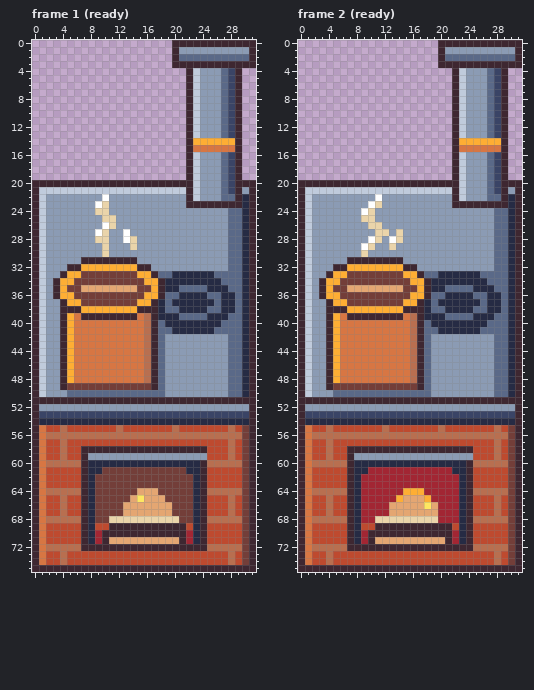
Pixel-art file: art-src/aseprite/stove_ready.aseprite. The picture above is the old version.
32x76 pixels, 2 frames. Shown: frame 1 (ready), frame 2 (ready).
Once edited:
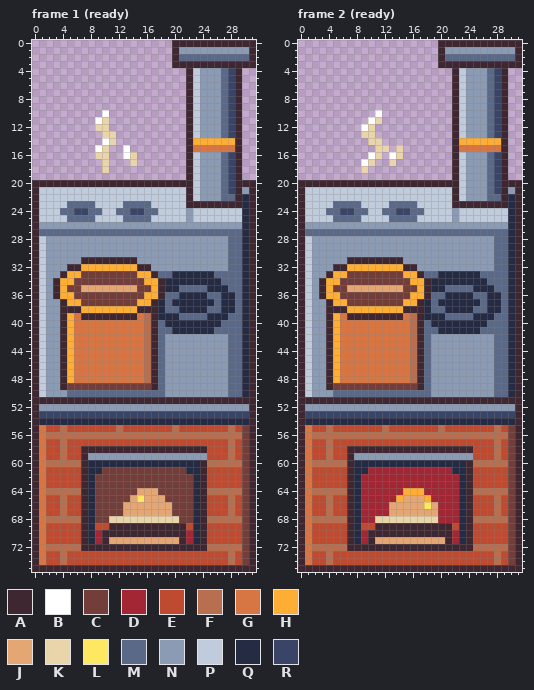
Palette (. is transparent): A #3e2731  B #ffffff  C #733e39  D #a22633  E #be4a2f  F #b86f50  G #d77643  H #feae34  J #e4a672  K #ead4aa  L #fee761  M #5a6988  N #8b9bb4  P #c0cbdc  Q #262b44  R #3a4466
Diff:
--- frame 1 (ready)
@@ x 7..16 @@
  9 ..........
-10 ..........
-11 ..........
-12 ..........
-13 ..........
-14 ..........
-15 ..........
-16 ..........
-17 ..........
-18 ..........
+10 ...B......
+11 ..BK......
+12 ..KK......
+13 ...KK.....
+14 ...BK.....
+15 ..BK..B...
+16 ..KK..BK..
+17 ...K...K..
+18 ...K......
 19 ..........
@@ x 0..31 @@
 21 APPPPPPPPPPPPPPPPPPPPPAPNNNMRANA
-22 APNNNNNNNNBNNNNNNNNNNNAPNNNMMAQA
-23 APNNNNNNNBKNNNNNNNNNNNAAAAAAAAQA
-24 APNNNNNNNKKNNNNNNNNNNNNNNNNNMMQA
-25 APNNNNNNNNKKNNNNNNNNNNNNNNNNMMQA
-26 APNNNNNNNNBKNNNNNNNNNNNNNNNNMMQA
-27 APNNNNNNNBKNNBNNNNNNNNNNNNNNMMQA
-28 APNNNNNNNKKNNBKNNNNNNNNNNNNNMMQA
-29 APNNNNNNNNKNNNKNNNNNNNNNNNNNMMQA
-30 APNNNNNNNNKNNNNNNNNNNNNNNNNNMMQA
+22 APPPPPPPPPPPPPPPPPPPPPAPNNNMMAQA
+23 APPPPMMMMPPPPMMMMPPPPPAAAAAAAAQA
+24 APPPMMRRMMPPMMRRMMPPPPNPPPPPPPQA
+25 APPPPMMMMPPPPMMMMPPPPPNPPPPPPPQA
+26 ANNNNNNNNNNNNNNNNNNNNNNNNNNNNNQA
+27 AMMMMMMMMMMMMMMMMMMMMMMMMMMMMMQA
+28 APNNNNNNNNNNNNNNNNNNNNNNNNNNMMQA
+29 APNNNNNNNNNNNNNNNNNNNNNNNNNNMMQA
+30 APNNNNNNNNNNNNNNNNNNNNNNNNNNMMQA
 31 APNNNNNAAAAAAAANNNNNNNNNNNNNMMQA
--- frame 2 (ready)
@@ x 7..16 @@
  9 ..........
-10 ..........
-11 ..........
-12 ..........
-13 ..........
-14 ..........
-15 ..........
-16 ..........
-17 ..........
-18 ..........
+10 ....B.....
+11 ...BK.....
+12 ..BK......
+13 ..KK......
+14 ...KK.....
+15 ....KK.K..
+16 ...BK.BK..
+17 ..BK..K...
+18 ..K.......
 19 ..........
@@ x 0..31 @@
 21 APPPPPPPPPPPPPPPPPPPPPAPNNNMRANA
-22 APNNNNNNNNNBNNNNNNNNNNAPNNNMMAQA
-23 APNNNNNNNNBKNNNNNNNNNNAAAAAAAAQA
-24 APNNNNNNNBKNNNNNNNNNNNNNNNNNMMQA
-25 APNNNNNNNKKNNNNNNNNNNNNNNNNNMMQA
-26 APNNNNNNNNKKNNNNNNNNNNNNNNNNMMQA
-27 APNNNNNNNNNKKNKNNNNNNNNNNNNNMMQA
-28 APNNNNNNNNBKNBKNNNNNNNNNNNNNMMQA
-29 APNNNNNNNBKNNKNNNNNNNNNNNNNNMMQA
-30 APNNNNNNNKNNNNNNNNNNNNNNNNNNMMQA
+22 APPPPPPPPPPPPPPPPPPPPPAPNNNMMAQA
+23 APPPPMMMMPPPPMMMMPPPPPAAAAAAAAQA
+24 APPPMMRRMMPPMMRRMMPPPPNPPPPPPPQA
+25 APPPPMMMMPPPPMMMMPPPPPNPPPPPPPQA
+26 ANNNNNNNNNNNNNNNNNNNNNNNNNNNNNQA
+27 AMMMMMMMMMMMMMMMMMMMMMMMMMMMMMQA
+28 APNNNNNNNNNNNNNNNNNNNNNNNNNNMMQA
+29 APNNNNNNNNNNNNNNNNNNNNNNNNNNMMQA
+30 APNNNNNNNNNNNNNNNNNNNNNNNNNNMMQA
 31 APNNNNNAAAAAAAANNNNNNNNNNNNNMMQA
Pixel boxes of the changes (left, top, right, bottom) in both pictures:
changed: (39, 110, 242, 257)
changed: (305, 110, 508, 257)
